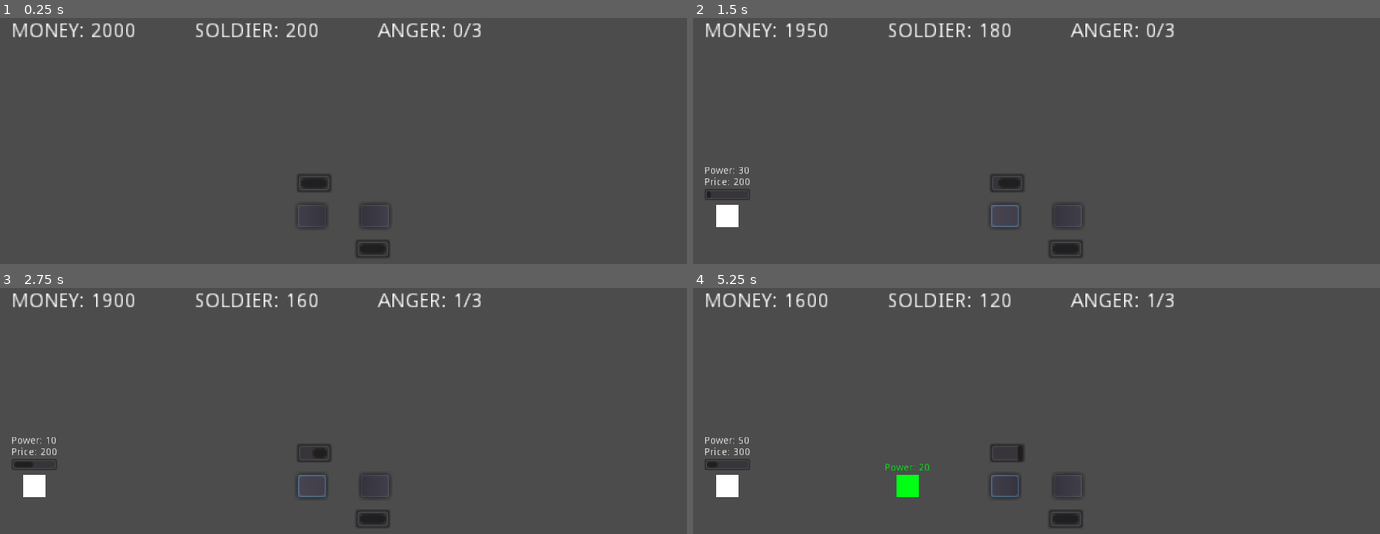
Above: before the commit, frames 1-4 (two rows, left to right).
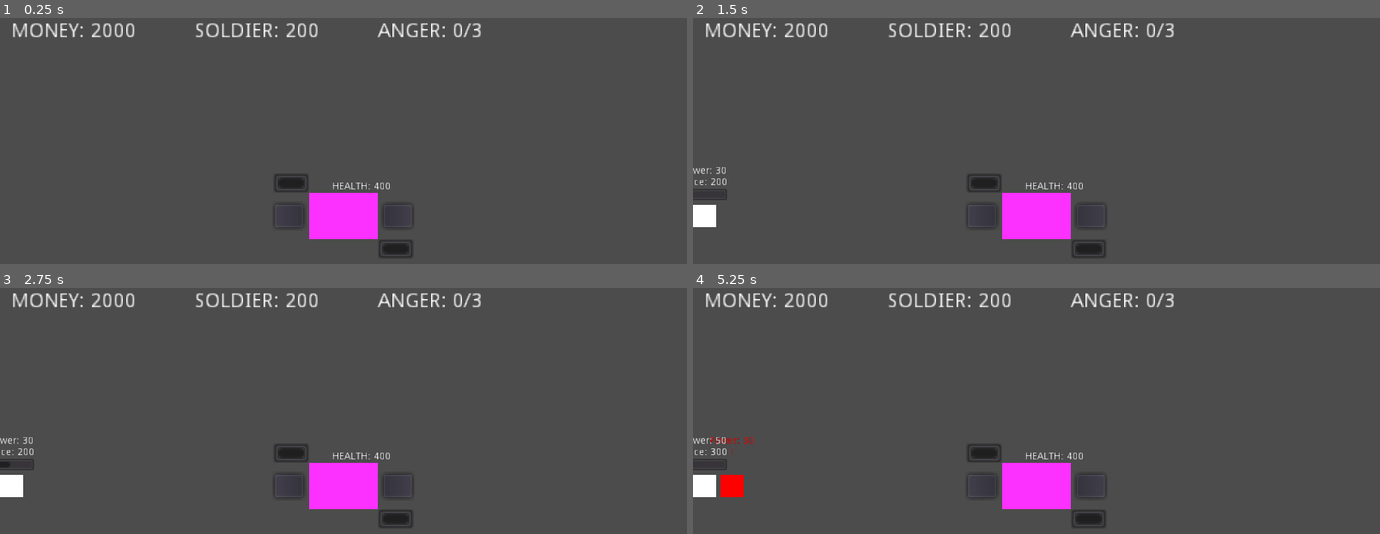
Above: after the commit, the same moments.

Repository: metalboyrick/riot-city-game
Game: Godot game, scene res://levels/level_base/level.tscn
Two runs of this game, one before a commit and one after it. Both use one fixed random seed, a clock stepped at 60 frames per second and the inputs below. This scene is started directly instead of the project's main scene.
Inputs (mouse positions are in pixels of both pictures, inside the frame that each line leads up to):
- Up to frame 1 (0.25 s): no input
- Up to frame 2 (1.5 s): click (1002, 214) at 0.52 s; click (1002, 214) at 1.27 s
- Up to frame 3 (2.75 s): click (309, 484) at 2.02 s
- Up to frame 4 (5.25 s): move the mouse to (727, 484) at 2.77 s; click (727, 484) at 2.92 s; tap Enter at 3.5 s; move the mouse to (899, 492) at 3.52 s; click (899, 492) at 3.67 s; move the mouse to (1105, 388) at 4.27 s; click (1105, 388) at 4.42 s; tap Space at 5 s; move the mouse to (outside the picture) at 5.02 s; click (outside the picture) at 5.17 s

The runs differ from the first frame. In frame 1, 2.8% of the frame differs, in the area x 39-61%, y 63-98%; in frame 2, 3.8%; in frame 3, 3.9%; in frame 4, 4.3%, in the area x 0-68%, y 2-98%.

Commit message:
added central building mechanism

Diff:
--- /dev/null
+++ b/actors/central_building/central_building.gd
@@ -0,0 +1,6 @@
+extends Area2D
+
+signal s_mob_entered(mob_id)
+
+func _on_CentralBuilding_body_entered(body):
+	emit_signal("s_mob_entered", body.get_instance_id())
--- /dev/null
+++ b/actors/central_building/central_building.tscn
@@ -0,0 +1,24 @@
+[gd_scene load_steps=3 format=2]
+
+[ext_resource path="res://actors/central_building/central_building.gd" type="Script" id=1]
+
+[sub_resource type="RectangleShape2D" id=1]
+extents = Vector2( 24, 16 )
+
+[node name="CentralBuilding" type="Area2D"]
+script = ExtResource( 1 )
+
+[node name="ColorRect" type="ColorRect" parent="."]
+margin_left = -24.0
+margin_top = -16.0
+margin_right = 24.0
+margin_bottom = 16.0
+color = Color( 0.992157, 0.192157, 1, 1 )
+__meta__ = {
+"_edit_use_anchors_": false
+}
+
+[node name="CollisionShape2D" type="CollisionShape2D" parent="."]
+shape = SubResource( 1 )
+
+[connection signal="body_entered" from="." to="." method="_on_CentralBuilding_body_entered"]
--- a/levels/level_base/level.gd
+++ b/levels/level_base/level.gd
@@ -9,10 +9,12 @@
 export var DEFAULT_SOLDIER_POWER: int = 20
 export var MAX_ANGER: int = 3
 export var DEFAULT_CALM: float = 3
+export var CENTRAL_HEALTH : int = 400
 
 var rng : RandomNumberGenerator = RandomNumberGenerator.new()
 var money : int = 	MONEY
 var anger : int = 0
+var health: int = 0
 
 var soldier_spawns : Array = []
 var total_soldier_power: int = SOLDIER_AMOUNT
@@ -28,6 +30,7 @@
 onready var n_money_label := get_node("MoneyLabel")
 onready var n_soldier_label := get_node("SoldierLabel")
 onready var n_anger_label := get_node("AngerLabel")
+onready var n_health_label := get_node("HealthLabel")
 
 signal s_mob_money_ok(mob_id)
 
@@ -39,6 +42,7 @@
 	update_money(MONEY)
 	update_soldier(SOLDIER_AMOUNT)
 	update_anger(0)
+	update_health(CENTRAL_HEALTH)
 
 	# TODO: initialise paths
 	# initialise mob spawners
@@ -97,6 +101,10 @@
 	mobs_per_lane[spawn_index].append(mob.get_instance_id())
 	add_child(mob)
 	pass
+
+func update_health(new_value: int):
+	health = new_value
+	n_health_label.text = "HEALTH: " + str(health)
 
 func update_money(new_value: int):
 	money = new_value
@@ -158,3 +166,9 @@
 	# handle returning soldiers
 	if power_difference < 0:
 		update_soldier(total_soldier_power + (-1 * power_difference))
+
+
+func _on_CentralBuilding_s_mob_entered(mob_id:int):
+	var mob_instance = instance_from_id(mob_id)
+	update_health(health - mob_instance.power)
+	mob_instance.queue_free()
--- a/levels/level_base/level.tscn
+++ b/levels/level_base/level.tscn
@@ -1,6 +1,7 @@
-[gd_scene load_steps=3 format=2]
+[gd_scene load_steps=4 format=2]
 
 [ext_resource path="res://actors/path/path.tscn" type="PackedScene" id=1]
+[ext_resource path="res://actors/central_building/central_building.tscn" type="PackedScene" id=2]
 [ext_resource path="res://levels/level_base/level.gd" type="Script" id=3]
 
 [node name="Level" type="Node2D"]
@@ -33,7 +34,7 @@
 }
 
 [node name="Path" parent="." instance=ExtResource( 1 )]
-position = Vector2( 112, 144 )
+position = Vector2( 96, 144 )
 rotation = 4.71239
 
 [node name="MobSpawn" parent="Path" index="0"]
@@ -53,7 +54,7 @@
 margin_bottom = 134.0
 
 [node name="Path2" parent="." instance=ExtResource( 1 )]
-position = Vector2( 368, 144 )
+position = Vector2( 384, 144 )
 rotation = 1.5708
 
 [node name="MobSpawn" parent="Path2" index="0"]
@@ -82,5 +83,20 @@
 "_edit_use_anchors_": false
 }
 
+[node name="CentralBuilding" parent="." instance=ExtResource( 2 )]
+position = Vector2( 240, 144 )
+
+[node name="HealthLabel" type="Label" parent="."]
+margin_left = 232.0
+margin_top = 120.0
+margin_right = 272.0
+margin_bottom = 134.0
+rect_scale = Vector2( 0.5, 0.5 )
+__meta__ = {
+"_edit_use_anchors_": false
+}
+
+[connection signal="s_mob_entered" from="CentralBuilding" to="." method="_on_CentralBuilding_s_mob_entered"]
+
 [editable path="Path"]
 [editable path="Path2"]
